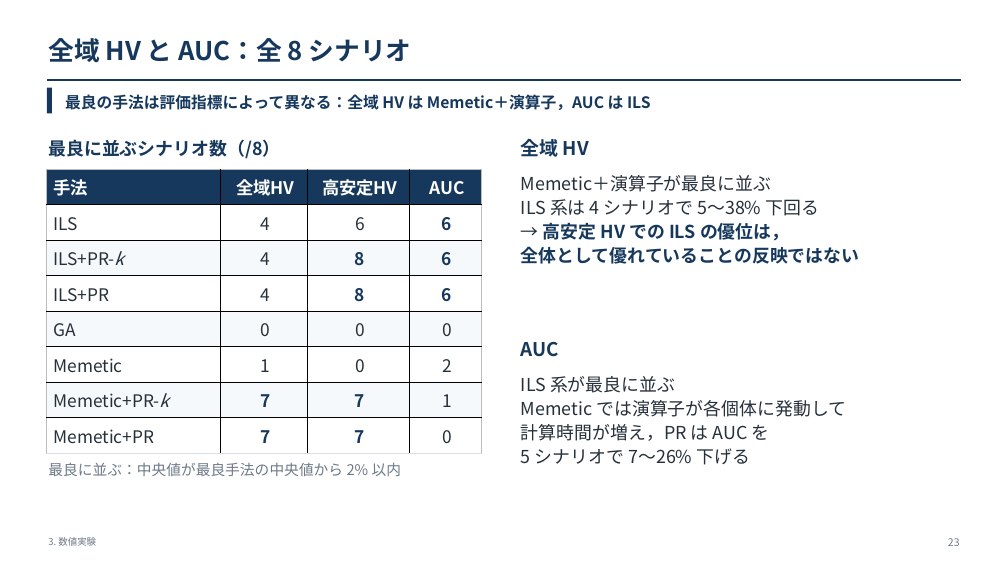
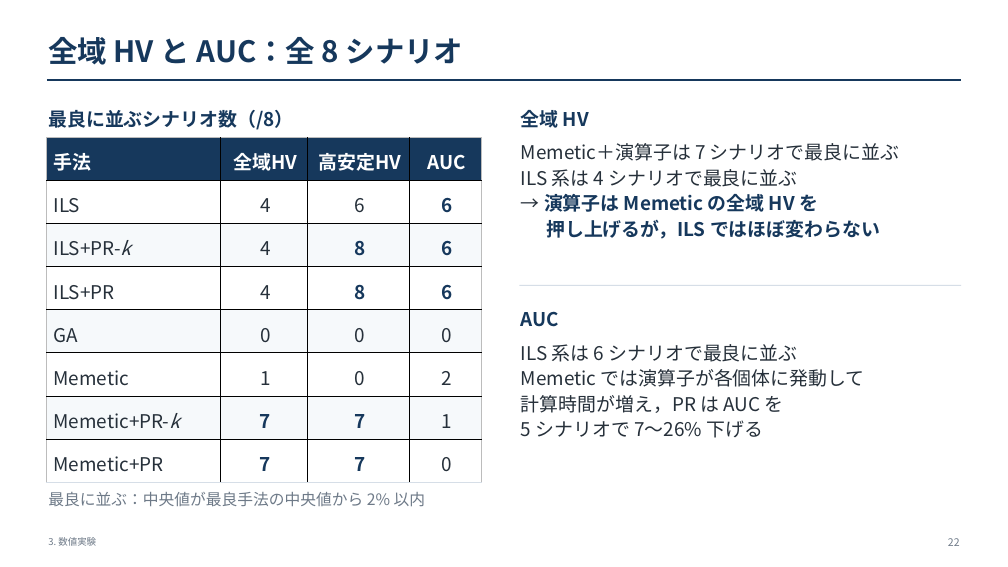
Before and after one commit to kitotakumi/stability_scheduling, a slide deck: slide 22 of doc/presentation_materials/JIMA2026fall_発表.pptx (slide 23 before the commit). Drawn at 1008x567 pixels with LibreOffice and Linux fonts; fonts in the diff are those of the drawing. Boxes give left, top, right and bottom in pixels: in the first picture for what was removed or moved away, otherwise in the second. Text is boxed around its words. In the diff, an @@ line names an element or a change of style, - is before the commit and + after.

```diff
--- a/doc/presentation_materials/JIMA2026fall_発表.pptx
+++ b/doc/presentation_materials/JIMA2026fall_発表.pptx
@@ text "全域 HV と AUC：全 8 ..." at (x1=48, y1=37, x2=463, y2=65): size 24.5 to 28 pt @@
@@ rectangle removed at (x1=47, y1=88, x2=52, y2=113) @@
@@ text "最良に並ぶシナリオ数（/8）" moved from (x1=48, y1=139, x2=280, y2=159) to (x1=48, y1=110, x2=293, y2=130) @@
@@ text "最良に並ぶシナリオ数（/8）" at (x1=48, y1=110, x2=293, y2=130): size 17 to 18 pt @@
@@ text removed at (x1=65, y1=94, x2=651, y2=110) @@
-最良の手法は評価指標によって異なる：全域 HV は Memetic＋演算子，AUC は ILS
@@ text "全域 HV" moved from (x1=521, y1=139, x2=589, y2=157) to (x1=521, y1=110, x2=589, y2=128) @@
@@ table at (x1=47, y1=138, x2=482, y2=482) @@
@@ size 16.5 to 18 pt @@
@@ table resized from (x1=47, y1=169, x2=482, y2=454) to (x1=47, y1=138, x2=482, y2=482) @@
@@ text at (x1=521, y1=143, x2=899, y2=239): text changed; size 17 to 18 pt @@
-Memetic＋演算子が最良に並ぶ
-ILS 系は 4 シナリオで 5〜38% 下回る
-→ 高安定 HV での ILS の優位は，
-全体として優れていることの反映ではない
+Memetic＋演算子は 7 シナリオで最良に並ぶ
+ILS 系は 4 シナリオで最良に並ぶ
+→ 演算子は Memetic の全域 HV を
+押し上げるが，ILS ではほぼ変わらない
@@ rectangle added at (x1=520, y1=285, x2=961, y2=286), fill #D6DEE7 @@
@@ text "AUC" moved from (x1=521, y1=341, x2=559, y2=357) to (x1=521, y1=311, x2=559, y2=327) @@
@@ text "ILS 系は 6 シナリオで最良に並ぶ" moved from (x1=521, y1=376, x2=846, y2=465) to (x1=521, y1=344, x2=865, y2=438) @@
@@ text at (x1=521, y1=344, x2=798, y2=362): text changed; size 17 to 18 pt @@
-ILS 系が最良に並ぶ
+ILS 系は 6 シナリオで最良に並ぶ
@@ text at (x1=521, y1=369, x2=865, y2=438): size 17 to 18 pt in "Memetic では演算子が各個体に発動して", "計算時間が増え，PR は AUC を", "5 シナリオで 7〜26% 下げる" @@
@@ text "最良に並ぶ：中央値が最良手法の中央値から 2% 以内" moved from (x1=48, y1=462, x2=401, y2=476) to (x1=48, y1=492, x2=425, y2=507) @@
@@ text "最良に並ぶ：中央値が最良手法の中央値から 2% 以内" at (x1=48, y1=492, x2=425, y2=507): size 14 to 15 pt @@
```
Also in this commit, not shown: 32 other slides changed, 1 slide removed, 15 other files.
